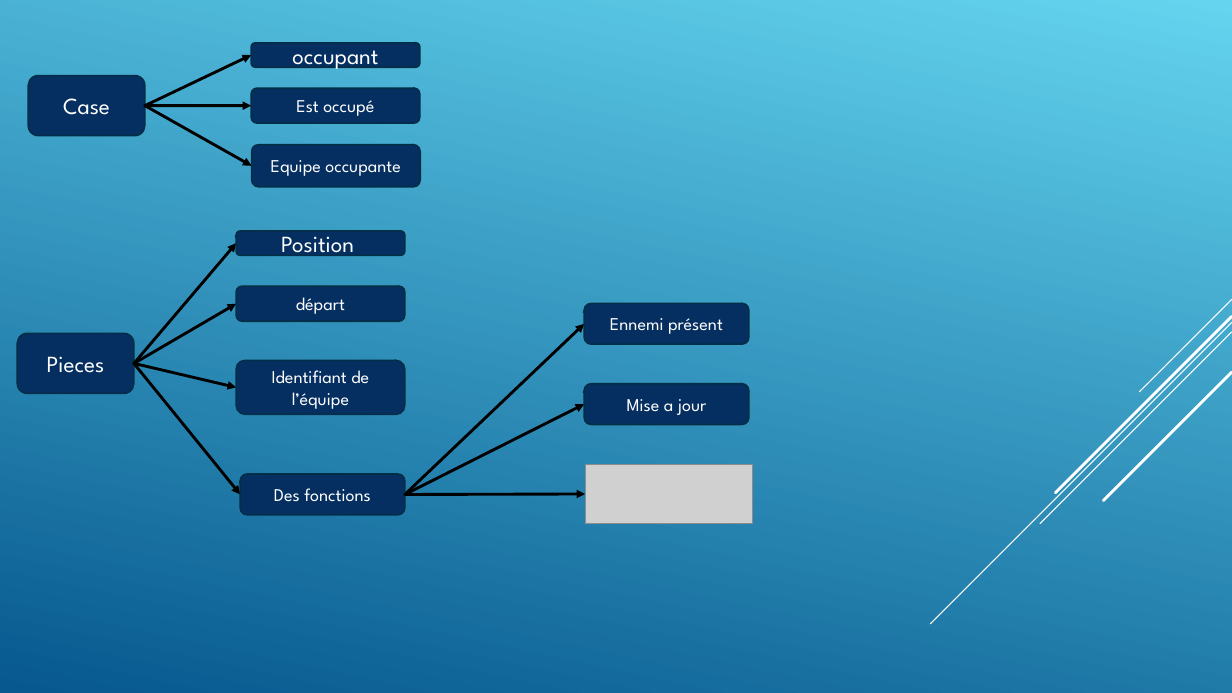
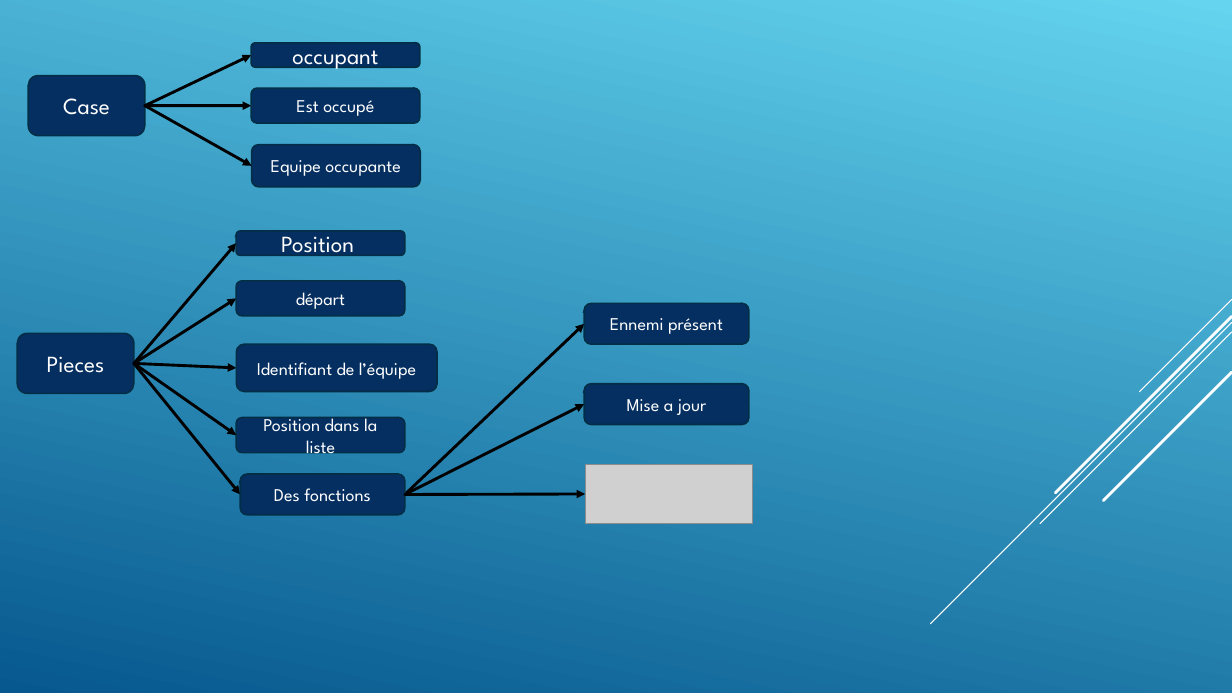
Before and after one commit to AlexandrEpita/Bizarre-Chess-Adventure, a slide deck: slide 10 of diapo soutenance.odp. Drawn at 1232x693 pixels with LibreOffice and Linux fonts; fonts in the diff are those of the drawing; grey boxes stand for pictures. Boxes give left, top, right and bottom in pixels: in the first picture for what was removed or moved away, otherwise in the second. Text is boxed around its words. In the diff, an @@ line names an element or a change of style, - is before the commit and + after.

```diff
--- a/diapo soutenance.odp
+++ b/diapo soutenance.odp
@@ arrow moved from (134, 363) - (237, 304) to (134, 363) - (237, 299) @@
@@ freeform shape "départ": place and size @@
-freeform shape "départ" at (237, 287, 406, 322)
+freeform shape "départ" at (237, 281, 406, 316)
@@ freeform shape "Identifiant de l’équipe": place and size @@
-freeform shape "Identifiant de l’équipe" at (237, 360, 406, 415)
+freeform shape "Identifiant de l’équipe" at (237, 344, 437, 391)
@@ arrow moved from (134, 363) - (237, 387) to (134, 363) - (237, 368) @@
@@ arrow added from (134, 363) to (237, 435), #000000 2.24 pt @@
@@ freeform shape added at (237, 418, 406, 453), fill #052F61, outline #032E45 1.25 pt, 14 pt, text #FFFFFF @@
+Position dans la liste
```
Also in this commit, not shown: 4 other slides changed.
